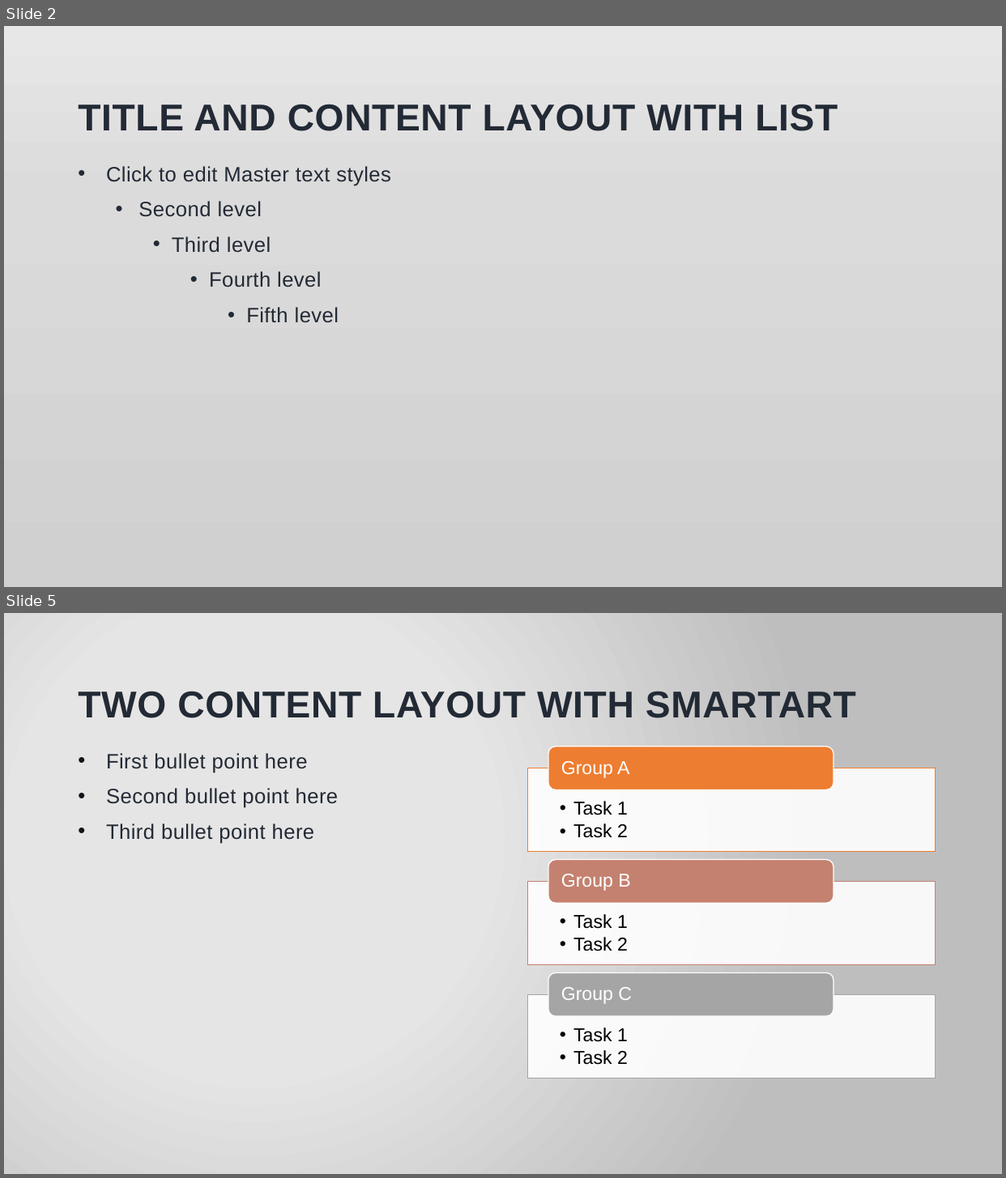
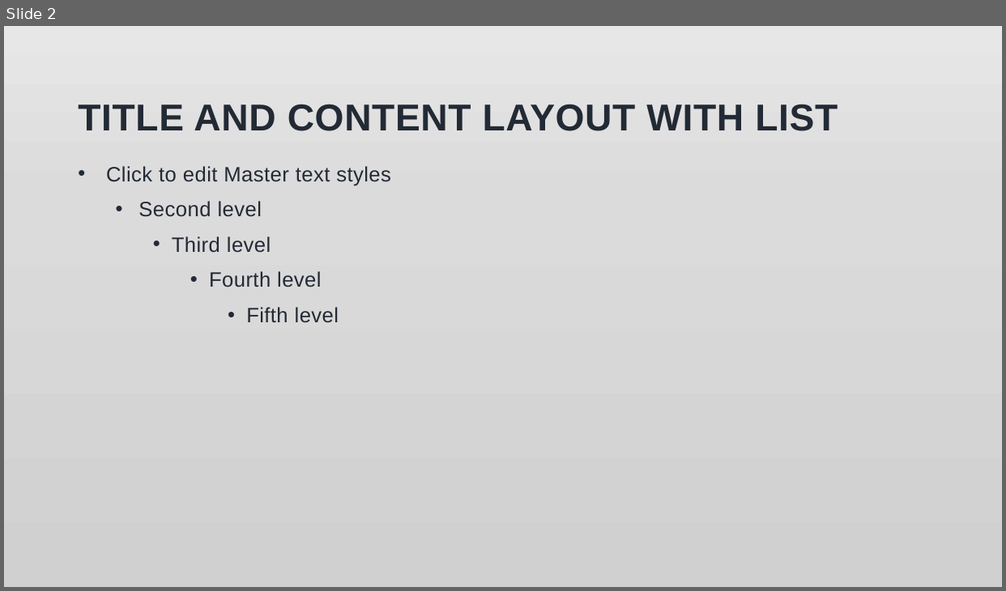
Before and after one commit to drickweed/course, a slide deck: Computational science/one - high level view.pptx. Shown one above the other, each under a label of ours: slides 2 and 5 before the commit, slide 2 after it; the slides between them are not shown. The pictures are 1006x1178 and 1006x591 pixels, drawn with LibreOffice and Linux fonts; fonts in the diff are those of the drawing; background and template pictures are left out. Boxes give left, top, right and bottom in pixels: in the first picture for what was removed or moved away, otherwise in the second. Text is boxed around its words. In the diff, an @@ line names an element or a change of style, - is before the commit and + after.

```diff
--- a/Computational science/one - high level view.pptx
+++ b/Computational science/one - high level view.pptx
@@ slide 5 removed at bbox=[4, 613, 1002, 1174], background picture (left out) @@
@@ title removed at bbox=[78, 691, 856, 718] @@
-TWO CONTENT LAYOUT WITH SMARTART
@@ text removed at bbox=[106, 753, 339, 844] @@
-• First bullet point here
-• Second bullet point here
-• Third bullet point here
@@ group removed at bbox=[528, 747, 936, 1079]: 6 texts, 3 rectangles, 3 rounded rectangles @@
-  • Task 1
-  • Task 2
-Group A
-  • Task 1
-  • Task 2
-Group B
-  • Task 1
-  • Task 2
-Group C
```
Also in this commit, not shown: 1 slide changed, 3 slides added, 2 other slides removed, 27 other files.
